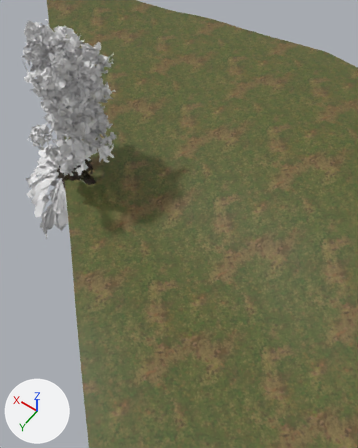
The glTF model client/public/models/6-1-3/Tree.gltf as it was, and as the next commit left it.
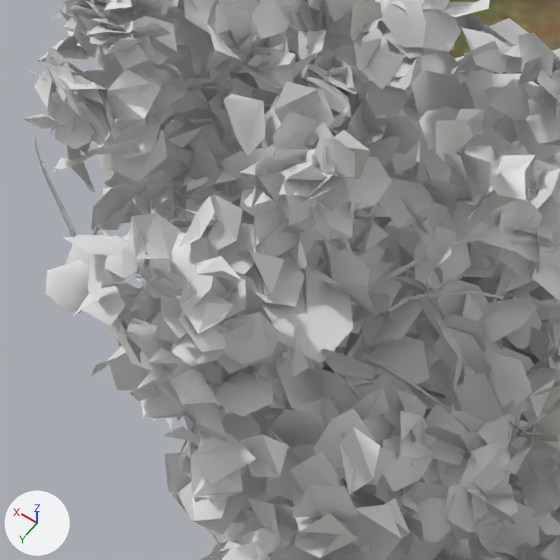
There are two pictures of each version: one from a camera (50 mm lens) standing at (-22.35, 16.76, 26.75) and looking at (-11.72, 1.87, 3.35), one close up on the part from 5% to 26% of the width and 9% to 26% of the height. The axes (+X, +Y, +Z) are drawn at lower left. The lights are the same throughout. The first two pictures are the older version. Where no turn or scale is listed for an object, it has been applied to the vertices. Vertices at exactly the same position are counted once.

In view in the first close-up: 'Plane', 'TREE_A10_Mat_0.001', 'TREE_A10_Mat_0.002'.
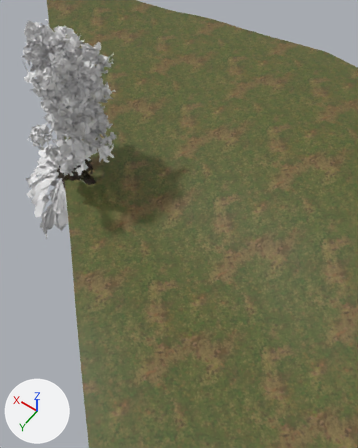
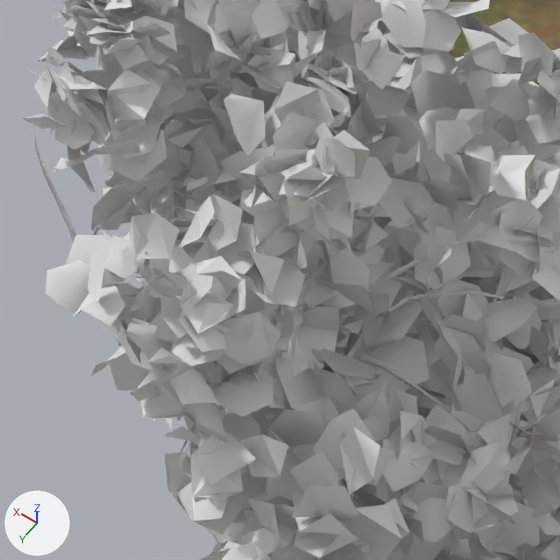
Pixel boxes (x1, y1, x2, y2) of what changed, in the close-ups (560 x 560 px):
part 1 of me_tree_a10_mat_0_001, deleted
    before: (261, 265, 353, 363)
part 2 of me_tree_a10_mat_0_001, cut back
    before: (139, 94, 427, 461)
    after: (367, 392, 422, 461)

The edits, one by one:
me_tree_a10_mat_0_001 is used by ob_tree_a10_mat_0_001; location (0.15, 0.22, 2.64).
me_tree_a10_mat_0_001 had 34366 vertices, 29575 faces and spanned x -4.8..5.1, y -4.7..4.3, z -8.4..8.8.
me_tree_a10_mat_0_001 now has 34313 vertices, 29520 faces and spans x -4.8..5.1, y -4.7..4.3, z -8.4..8.8.
me_tree_a10_mat_0_001 part 1: the loose piece of 11 vertices spanning x -2.9..-1.9, y 0.2..1.0, z 6.0..6.3 is deleted.
Part 2, on me_tree_a10_mat_0_001:
31 vertices are removed from x -2.8..-0.8, y -0.8..1.5, z 4.6..7.3.
44 faces are deleted.
2 vertices move within x -2.7..-0.8, y -0.4..-0.1, z 4.6..6.9.
14 new faces join them.
Other edits to the shape of me_tree_a10_mat_0_001 do not show in these pictures.
